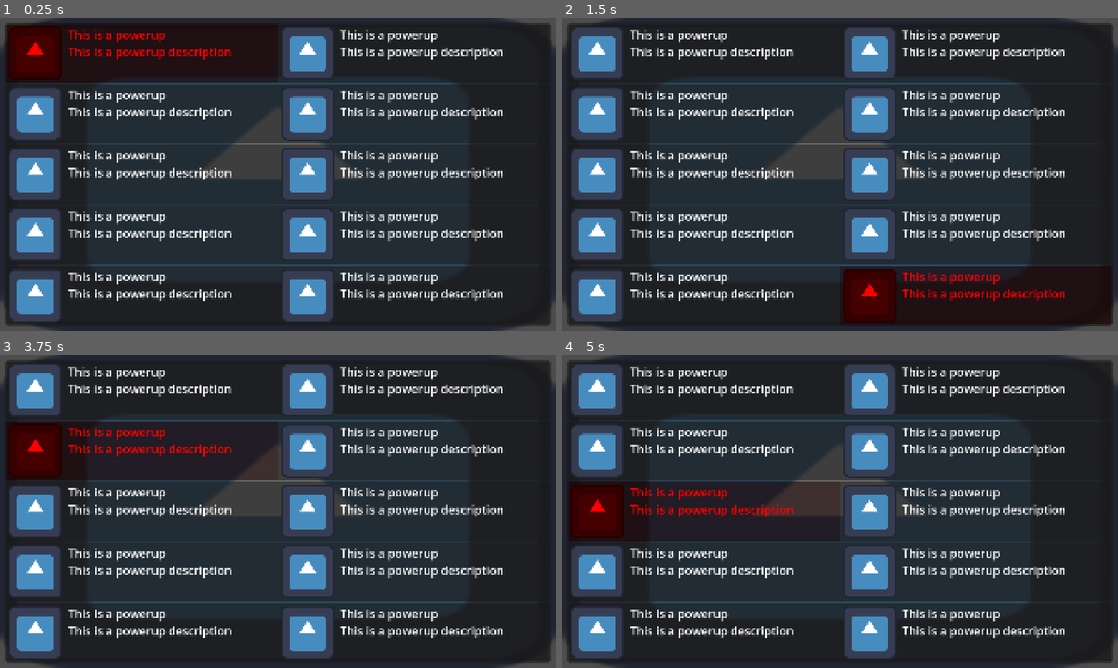
Above: before the commit, frames 1-4 (two rows, left to right).
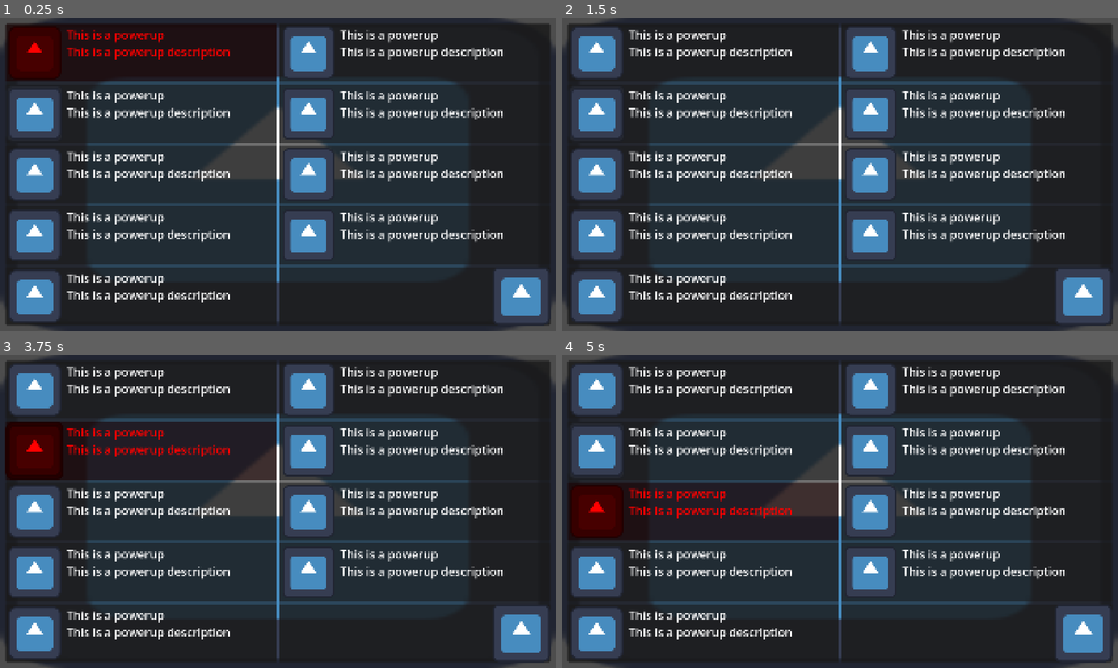
Above: after the commit, the same moments.

Repository: PixelSaver/steakbite
Game: Godot game, scene res://scenes/powerups/powerup_menu.tscn
Same seed, same stepped clock (60 frames per second), same inputs: the game is played once before the commit and once after it. This scene is started directly instead of the project's main scene. The engine's default icon, where the game draws it, is replaced by a stand-in: a white triangle on a blue panel in a dark square.
Inputs (mouse positions are in pixels of both pictures, inside the frame that each line leads up to):
- Up to frame 1 (0.25 s): no input
- Up to frame 2 (1.5 s): click (706, 296) at 0.52 s; click (1084, 296) at 1.27 s
- Up to frame 3 (3.75 s): click (522, 633) at 2.02 s; click (144, 389) at 2.77 s; click (144, 452) at 3.52 s
- Up to frame 4 (5 s): click (706, 511) at 4.27 s

The runs differ from the first frame. In frame 1, 14% of the frame differs, in the area x 2-99%, y 2-98%; in frame 2, 14%; in frame 3, 14%; in frame 4, 14%.

Commit message:
added next button

Diff:
--- a/scenes/powerups/powerup_menu.gd
+++ b/scenes/powerups/powerup_menu.gd
@@ -4,6 +4,7 @@
 @export var first_focus: Control
 @export var left_side: Control
 @export var right_side: Control
+@export var continue_button: Control
 
 var t: Tween
 
@@ -27,8 +28,8 @@
 		"Powerup menu sides must be the same height!")
 
 	for i in left_side_children.size():
-		var left : PowerupMenuItem = left_side_children[i]
-		var right : PowerupMenuItem = right_side_children[i]
+		var left : Control = left_side_children[i]
+		var right : Control = right_side_children[i]
 		# assign top and bottom
 		if (i > 0):
 			left.focus_neighbor_top = left.get_path_to(left_side_children[i - 1])
@@ -40,12 +41,12 @@
 				left.focus_neighbor_bottom = left.get_path_to(left_side_children[i + 1])
 			else:
 				left.focus_neighbor_bottom = "."
-			if !right_bot.is_empty:
+			if right_bot is PowerupMenuItem && !right_bot.is_empty:
 				right.focus_neighbor_bottom = right.get_path_to(right_side_children[i + 1])
 			else:
-				right.focus_neighbor_bottom = "."
+				right.focus_neighbor_bottom = right.get_path_to(continue_button)
 		# assign left and right
-		if !right.is_empty:
+		if right is PowerupMenuItem && !right.is_empty:
 			left.focus_neighbor_right = left.get_path_to(right)
 		else:
 			left.focus_neighbor_right = "."
--- a/scenes/powerups/powerup_menu.tscn
+++ b/scenes/powerups/powerup_menu.tscn
@@ -4,7 +4,7 @@
 [ext_resource type="PackedScene" uid="uid://bx8cu1fkd3ud6" path="res://scenes/powerups/powerup_menu_item.tscn" id="1_ytud3"]
 [ext_resource type="Texture2D" uid="uid://b2oese3sm7bus" path="res://assets/icon.svg" id="2_2s6hi"]
 
-[node name="PowerupMenu" type="Control" unique_id=1713500523 node_paths=PackedStringArray("first_focus", "left_side", "right_side")]
+[node name="PowerupMenu" type="Control" unique_id=1713500523 node_paths=PackedStringArray("first_focus", "left_side", "right_side", "continue_button")]
 layout_mode = 3
 anchors_preset = 15
 anchor_right = 1.0
@@ -16,6 +16,7 @@
 first_focus = NodePath("MarginContainer/HBoxContainer/Panel/VBoxContainer/PowerupMenuItem")
 left_side = NodePath("MarginContainer/HBoxContainer/Panel/VBoxContainer")
 right_side = NodePath("MarginContainer/HBoxContainer/Panel2/VBoxContainer3")
+continue_button = NodePath("MarginContainer/HBoxContainer/Panel2/VBoxContainer3/Panel/AspectRatioContainer/Next Button")
 metadata/_custom_type_script = "uid://e0s6oeo4pcwr"
 
 [node name="TextureRect" type="TextureRect" parent="." unique_id=1834804925]
@@ -37,6 +38,7 @@
 
 [node name="HBoxContainer" type="HBoxContainer" parent="MarginContainer" unique_id=222520164]
 layout_mode = 2
+theme_override_constants/separation = 10
 alignment = 1
 
 [node name="Panel" type="Panel" parent="MarginContainer/HBoxContainer" unique_id=2003184387]
@@ -51,12 +53,15 @@
 anchor_bottom = 1.0
 grow_horizontal = 2
 grow_vertical = 2
+theme_override_constants/separation = 10
 
 [node name="PowerupMenuItem" parent="MarginContainer/HBoxContainer/Panel/VBoxContainer" unique_id=726296963 instance=ExtResource("1_ytud3")]
 layout_mode = 2
 
 [node name="PowerupMenuItem2" parent="MarginContainer/HBoxContainer/Panel/VBoxContainer" unique_id=861183747 instance=ExtResource("1_ytud3")]
 layout_mode = 2
+icon = ExtResource("2_2s6hi")
+expand_icon = true
 
 [node name="PowerupMenuItem3" parent="MarginContainer/HBoxContainer/Panel/VBoxContainer" unique_id=72329359 instance=ExtResource("1_ytud3")]
 layout_mode = 2
@@ -79,6 +84,7 @@
 anchor_bottom = 1.0
 grow_horizontal = 2
 grow_vertical = 2
+theme_override_constants/separation = 10
 
 [node name="PowerupMenuItem" parent="MarginContainer/HBoxContainer/Panel2/VBoxContainer3" unique_id=1577279010 instance=ExtResource("1_ytud3")]
 layout_mode = 2
@@ -92,5 +98,23 @@
 [node name="PowerupMenuItem4" parent="MarginContainer/HBoxContainer/Panel2/VBoxContainer3" unique_id=290449159 instance=ExtResource("1_ytud3")]
 layout_mode = 2
 
-[node name="PowerupMenuItem5" parent="MarginContainer/HBoxContainer/Panel2/VBoxContainer3" unique_id=785562660 instance=ExtResource("1_ytud3")]
+[node name="Panel" type="Panel" parent="MarginContainer/HBoxContainer/Panel2/VBoxContainer3" unique_id=1911362908]
 layout_mode = 2
+size_flags_vertical = 3
+
+[node name="AspectRatioContainer" type="AspectRatioContainer" parent="MarginContainer/HBoxContainer/Panel2/VBoxContainer3/Panel" unique_id=678374294]
+layout_mode = 1
+anchors_preset = 15
+anchor_right = 1.0
+anchor_bottom = 1.0
+grow_horizontal = 2
+grow_vertical = 2
+stretch_mode = 1
+alignment_horizontal = 2
+
+[node name="Next Button" type="Button" parent="MarginContainer/HBoxContainer/Panel2/VBoxContainer3/Panel/AspectRatioContainer" unique_id=665904079]
+layout_mode = 2
+size_flags_vertical = 3
+icon = ExtResource("2_2s6hi")
+icon_alignment = 1
+expand_icon = true
